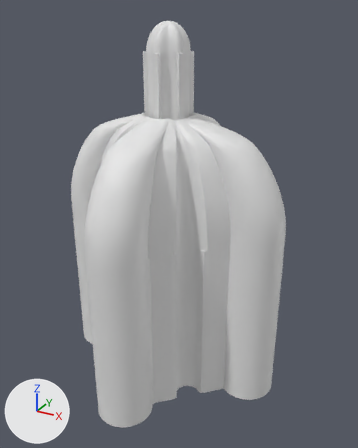
A saved change to the glTF model models/grammar/grammar_04.glb.
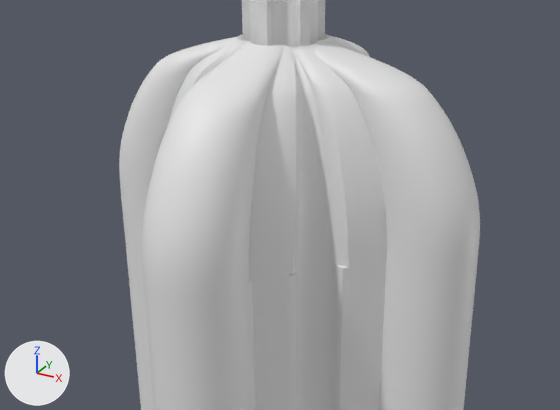
The first picture shows the older version from a camera (50 mm lens) standing at (2.6, -4.51, 4.13) and looking at (0.12, 0.0, 1.87). The close-ups show the older and then the newer version on the part from 0% to 93% of the width and 20% to 75% of the height of that picture. Only the edits that show in the close-ups are written down. Arrows for +X, +Y and +Z are at lower left; the lights stay in place.

Objects in the first close-up: 'lantern_0', 'lantern_col', 'vault_0', 'walls' and 1 more.
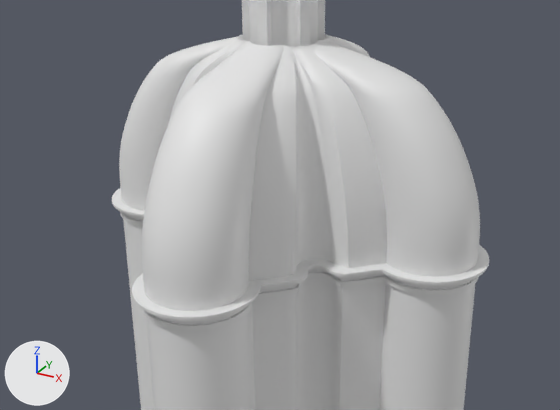
Location of each change, (x1, y1, x2, y2) in pixels of the close-ups (560 x 410 px):
'cornice_out', added: after (112, 188, 489, 331)

Edits to the bpy script that builds the scene:
```text
Add me_cornice_out:
    me_cornice_out.from_pydata(...)  # 2880 vertices, 5760 faces; spans x -1.41..1.41, y -1.41..1.41, z 1.73..1.84
Add ob_cornice_out:
    ob_cornice_out = bpy.data.objects.new('cornice_out', me_cornice_out)
    ob_cornice_out.location = (0.0, 0.0, 0.0)
```
